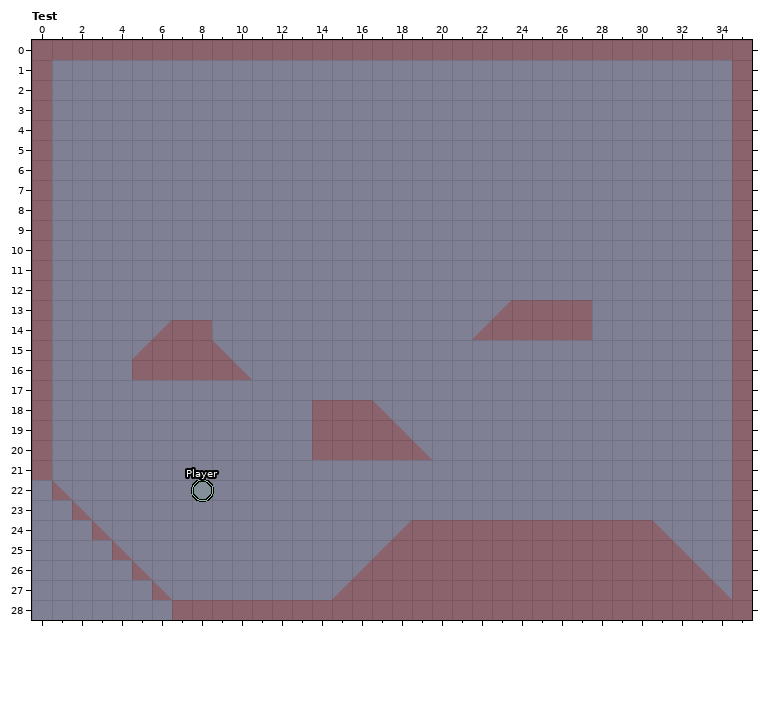
Level history. LDtk project: sample/res/Levels.ldtk. Above: the version before the commit.
Cells are 32x32 px. Shown: Test x 0..35, y 0..28.
The same view after the edit:
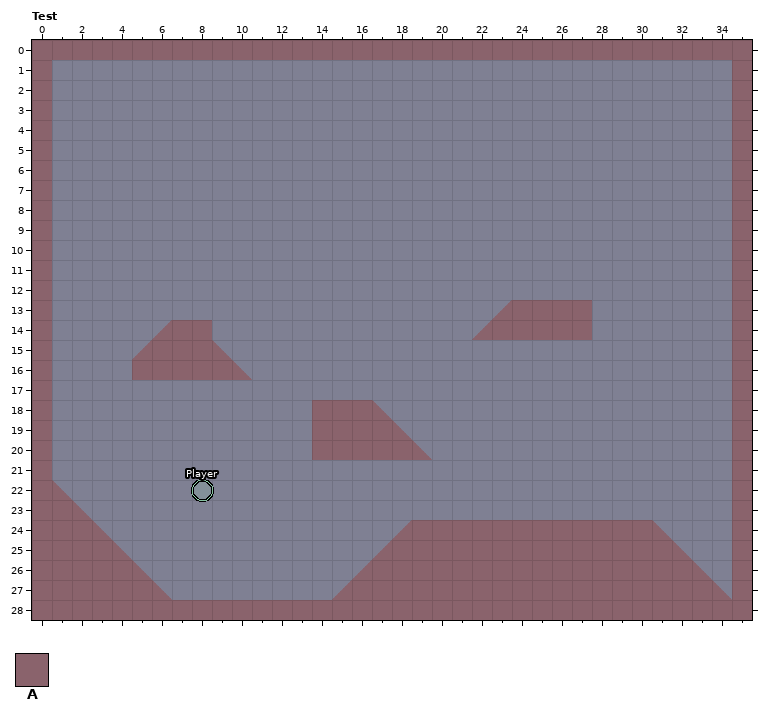
Key: from "Collision": A 0.
_ is an empty cell.
See-through tiles are keyed as they look on the map.
Message: commit_4/7/2021 More collision tests
Difference:
Layer "Collisions":
y 22: x 0 _ -> A
y 23: x 0..1 __ -> AA
y 24: x 0..2 ___ -> AAA
y 25: x 0..3 ____ -> AAAA
y 26: x 0..4 _____ -> AAAAA
y 27: x 0..5 ______ -> AAAAAA
y 28: x 0..6 _______ -> AAAAAAA
